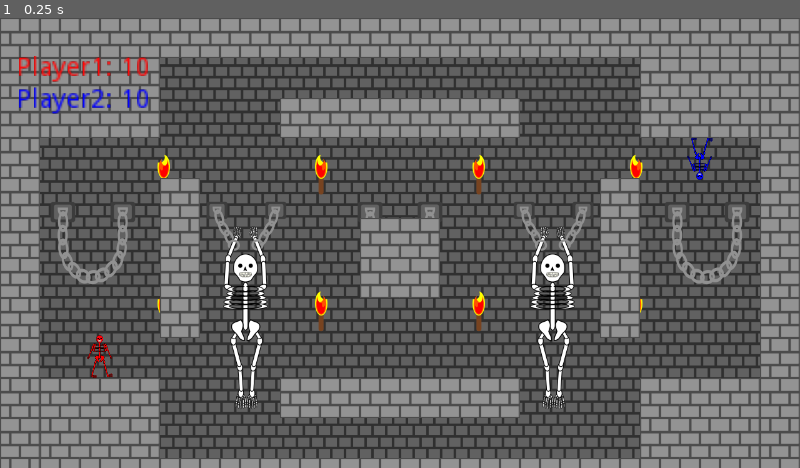
Above: before the commit, frame 1.
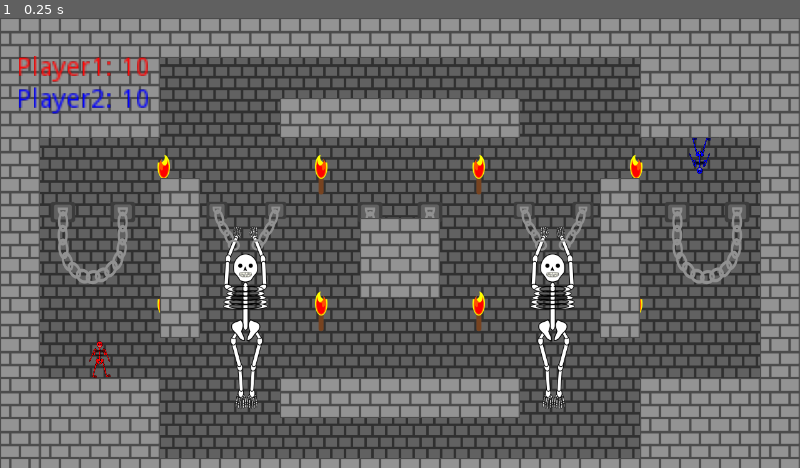
Above: after the commit, the same moment.

Repository: LeonMatthes/SkeleTurn
Game: Godot game, scene res://scenes/Levels/Level6.tscn
Same seed, same stepped clock (60 frames per second), same inputs: the game is played once before the commit and once after it. The project has no main scene, so this scene is started directly.
Inputs:
- Up to frame 1 (0.25 s): no input

The runs differ from the first frame. In frame 1, 0.2% of the frame differs, in the area x 10-90%, y 26-80%.
Error after the commit: Parse Error: Can't preload resource at path: res://scenes/Levels/Level1.tscn (res://Level1.gd:17)

Commit message:
Game now returns to homescreen after player death

Diff:
--- a/scenes/GameController.gd
+++ b/scenes/GameController.gd
@@ -2,6 +2,7 @@
 
 var spawns = []
 var activePlayers = [null, null, null]
+onready var TitleScreen = preload("res://scenes/Titlescreen_stupid.tscn")
 
 func _ready():
 	spawns = $Spawns.get_children()
@@ -23,7 +24,12 @@
 	activePlayers[playerNumber] = availableSpawns[spawnNumber].spawnPlayer(self, playerNumber)
 
 func endGame():
-	pass
+	for children in self.get_tree().get_root().get_children():
+		children.queue_free()
+
+	var titleScreen = TitleScreen.instance()
+	self.get_tree().get_root().add_child(titleScreen)
+
 
 func notifyPlayerDeath(var playerNumber):
 	var scores = get_parent().get_node("Scores")
--- a/scenes/Player.tscn
+++ b/scenes/Player.tscn
@@ -7,25 +7,26 @@
 [ext_resource path="res://graphics/red_right_arm.png" type="Texture" id=5]
 [ext_resource path="res://graphics/red_left_leg.png" type="Texture" id=6]
 [ext_resource path="res://graphics/red_right_leg.png" type="Texture" id=7]
-[ext_resource path="res://animations/Moving.tres" type="Animation" id=8]
-[ext_resource path="res://graphics/blue_head.png" type="Texture" id=9]
-[ext_resource path="res://graphics/blue_main_body.png" type="Texture" id=10]
-[ext_resource path="res://graphics/blue_left_arm.png" type="Texture" id=11]
-[ext_resource path="res://graphics/blue_right_arm.png" type="Texture" id=12]
-[ext_resource path="res://graphics/blue_left_leg.png" type="Texture" id=13]
-[ext_resource path="res://graphics/blue_right_leg.png" type="Texture" id=14]
+[ext_resource path="res://animations/Dying.tres" type="Animation" id=8]
+[ext_resource path="res://animations/Moving.tres" type="Animation" id=9]
+[ext_resource path="res://graphics/blue_head.png" type="Texture" id=10]
+[ext_resource path="res://graphics/blue_main_body.png" type="Texture" id=11]
+[ext_resource path="res://graphics/blue_left_arm.png" type="Texture" id=12]
+[ext_resource path="res://graphics/blue_right_arm.png" type="Texture" id=13]
+[ext_resource path="res://graphics/blue_left_leg.png" type="Texture" id=14]
+[ext_resource path="res://graphics/blue_right_leg.png" type="Texture" id=15]
 
 [sub_resource type="RectangleShape2D" id=1]
 
 custom_solver_bias = 0.0
 extents = Vector2( 12.1826, 21.3015 )
 
-[node name="Player" type="KinematicBody2D" index="0" groups=[
+[node name="Player" type="KinematicBody2D" groups=[
 "Player",
 ]]
 
 position = Vector2( -0.27055, -1.2321 )
-scale = Vector2( 0.7, 0.7 )
+scale = Vector2( 0.6, 0.6 )
 input_pickable = false
 collision_layer = 1
 collision_mask = 1
@@ -48,8 +49,6 @@
 
 [node name="Player1Icon" type="Node2D" parent="." index="1"]
 
-visible = false
-
 [node name="Head" type="Sprite" parent="Player1Icon" index="0"]
 
 position = Vector2( 0, -38.8844 )
@@ -67,7 +66,7 @@
 [node name="LeftArm" type="Sprite" parent="Player1Icon" index="2"]
 
 position = Vector2( -13.2997, -26.464 )
-rotation = -1.01229
+rotation = -0.978349
 texture = ExtResource( 4 )
 offset = Vector2( -17.7389, -0.156278 )
 _sections_unfolded = [ "Region", "Transform" ]
@@ -75,7 +74,7 @@
 [node name="RightArm" type="Sprite" parent="Player1Icon" index="3"]
 
 position = Vector2( 13.7338, -26.464 )
-rotation = 1.01229
+rotation = 0.978349
 texture = ExtResource( 5 )
 offset = Vector2( 17.5413, 0.230286 )
 _sections_unfolded = [ "Transform" ]
@@ -83,7 +82,7 @@
 [node name="LeftLeg" type="Sprite" parent="Player1Icon" index="4"]
 
 position = Vector2( -9.28827, 14.3478 )
-rotation = 0.0872665
+rotation = 0.0533244
 texture = ExtResource( 6 )
 offset = Vector2( 4.57461, 17.0378 )
 _sections_unfolded = [ "Transform" ]
@@ -91,7 +90,7 @@
 [node name="RightLeg" type="Sprite" parent="Player1Icon" index="5"]
 
 position = Vector2( 10.9432, 15.0455 )
-rotation = -0.0872665
+rotation = -0.0533244
 texture = ExtResource( 7 )
 offset = Vector2( 4.18966, 16.7246 )
 _sections_unfolded = [ "Transform", "Visibility", "Z Index" ]
@@ -103,16 +102,19 @@
 playback_process_mode = 1
 playback_default_blend_time = 0.0
 playback_speed = 1.0
-anims/Moving = ExtResource( 8 )
+anims/Dying = ExtResource( 8 )
+anims/Moving = ExtResource( 9 )
 blend_times = [  ]
 _sections_unfolded = [ "Playback Options" ]
 
 [node name="Player2Icon" type="Node2D" parent="." index="2"]
 
+visible = false
+
 [node name="Head" type="Sprite" parent="Player2Icon" index="0"]
 
 position = Vector2( 0, -38.8844 )
-texture = ExtResource( 9 )
+texture = ExtResource( 10 )
 _sections_unfolded = [ "Offset", "Transform" ]
 
 [node name="Body" type="Sprite" parent="Player2Icon" index="1"]
@@ -120,38 +122,38 @@
 position = Vector2( 0, -6.55408 )
 scale = Vector2( 0.75, 0.75 )
 z_index = 1
-texture = ExtResource( 10 )
+texture = ExtResource( 11 )
 _sections_unfolded = [ "Transform", "Z Index" ]
 
 [node name="LeftArm" type="Sprite" parent="Player2Icon" index="2"]
 
 position = Vector2( -13.2997, -26.464 )
-rotation = -0.8114
-texture = ExtResource( 11 )
+rotation = -0.731849
+texture = ExtResource( 12 )
 offset = Vector2( -17.7389, -0.156278 )
 _sections_unfolded = [ "Region", "Transform" ]
 
 [node name="RightArm" type="Sprite" parent="Player2Icon" index="3"]
 
 position = Vector2( 13.7338, -26.464 )
-rotation = 0.8114
-texture = ExtResource( 12 )
+rotation = 0.731849
+texture = ExtResource( 13 )
 offset = Vector2( 17.5413, 0.230286 )
 _sections_unfolded = [ "Transform" ]
 
 [node name="LeftLeg" type="Sprite" parent="Player2Icon" index="4"]
 
 position = Vector2( -9.28827, 14.3478 )
-rotation = -0.113624
-texture = ExtResource( 13 )
+rotation = -0.193175
+texture = ExtResource( 14 )
 offset = Vector2( 4.57461, 17.0378 )
 _sections_unfolded = [ "Transform" ]
 
 [node name="RightLeg" type="Sprite" parent="Player2Icon" index="5"]
 
 position = Vector2( 10.9432, 15.0455 )
-rotation = 0.113624
-texture = ExtResource( 14 )
+rotation = 0.193175
+texture = ExtResource( 15 )
 offset = Vector2( 4.18966, 16.7246 )
 _sections_unfolded = [ "Transform", "Visibility", "Z Index" ]
 
@@ -162,6 +164,7 @@
 playback_process_mode = 1
 playback_default_blend_time = 0.0
 playback_speed = 1.0
-anims/Moving = ExtResource( 8 )
+anims/Dying = ExtResource( 8 )
+anims/Moving = ExtResource( 9 )
 blend_times = [  ]
 _sections_unfolded = [ "Playback Options" ]
Not shown: 1 places in scenes/Player.tscn that only renumber resources
